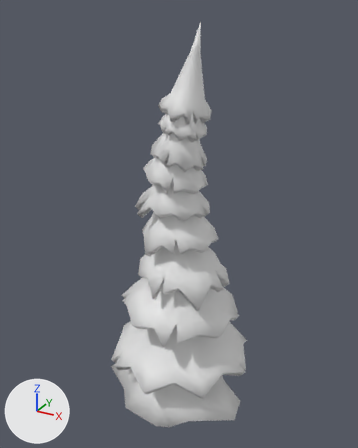
Two versions of the Blender file Ejercicio árbol/arbol03.blend, one commit apart.
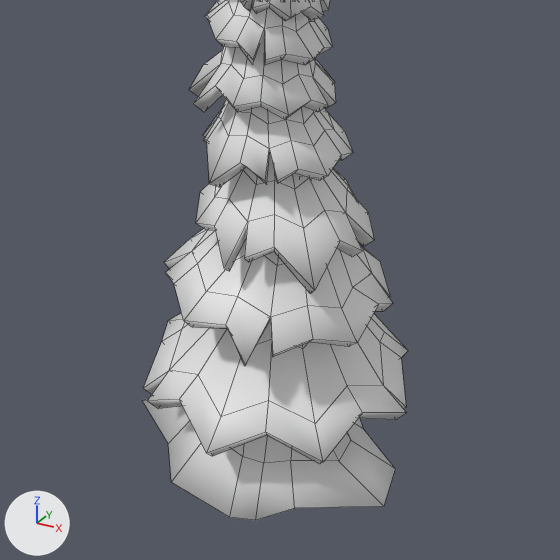
Each version is shown whole from a 50 mm lens placed at (9.17, -16.74, 16.48), pointed at (-0.1, 0.11, 8.05), then close up on the part from 11% to 91% of the width and 36% to 100% of the height. The lights are fixed; the arrows at lower left show +X, +Y and +Z. The close-ups show mesh edges as thin lines.
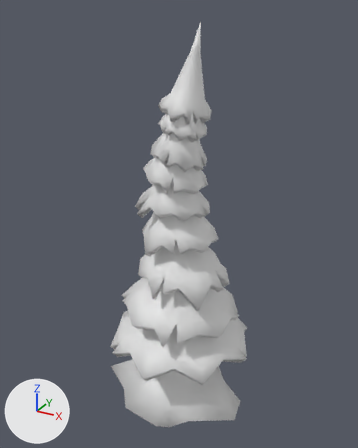
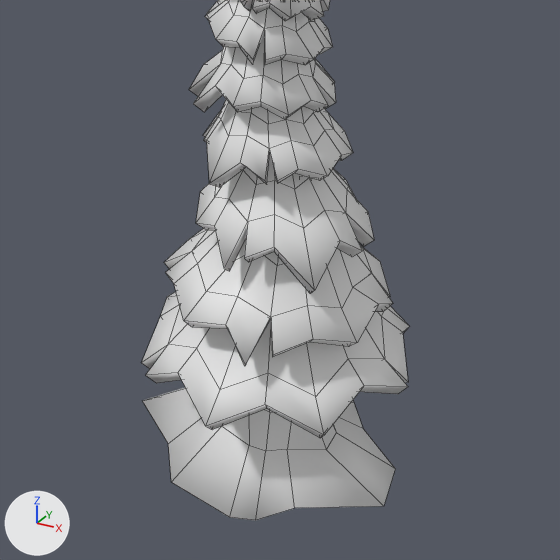
Pixel boxes (x1, y1, x2, y2) of what changed, in the close-ups (560 x 560 px):
'Cylinder.001', moved
    before: (143, 313, 408, 464)
    after: (142, 292, 410, 438)

What the commit changed:
Object 'Cylinder.001' (ob_cylinder_001) moves from (0.04, 0.12, 4.02) to (0.04, 0.12, 4.75).
